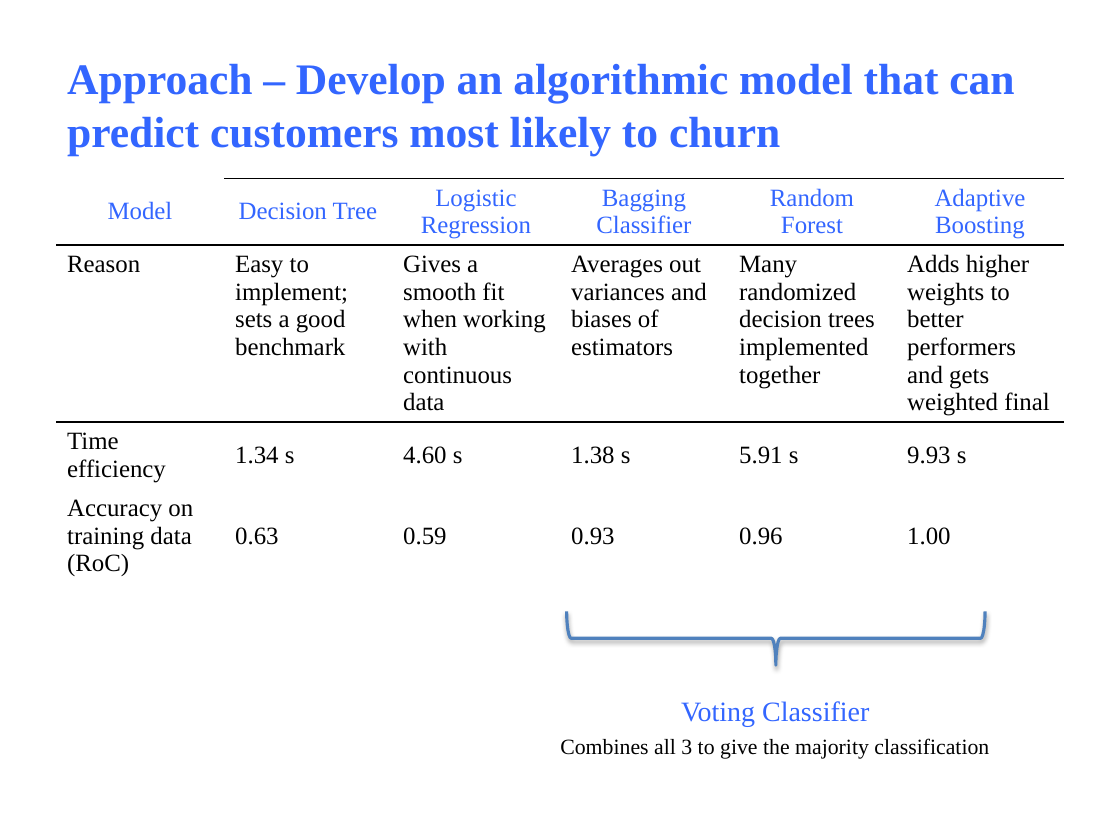
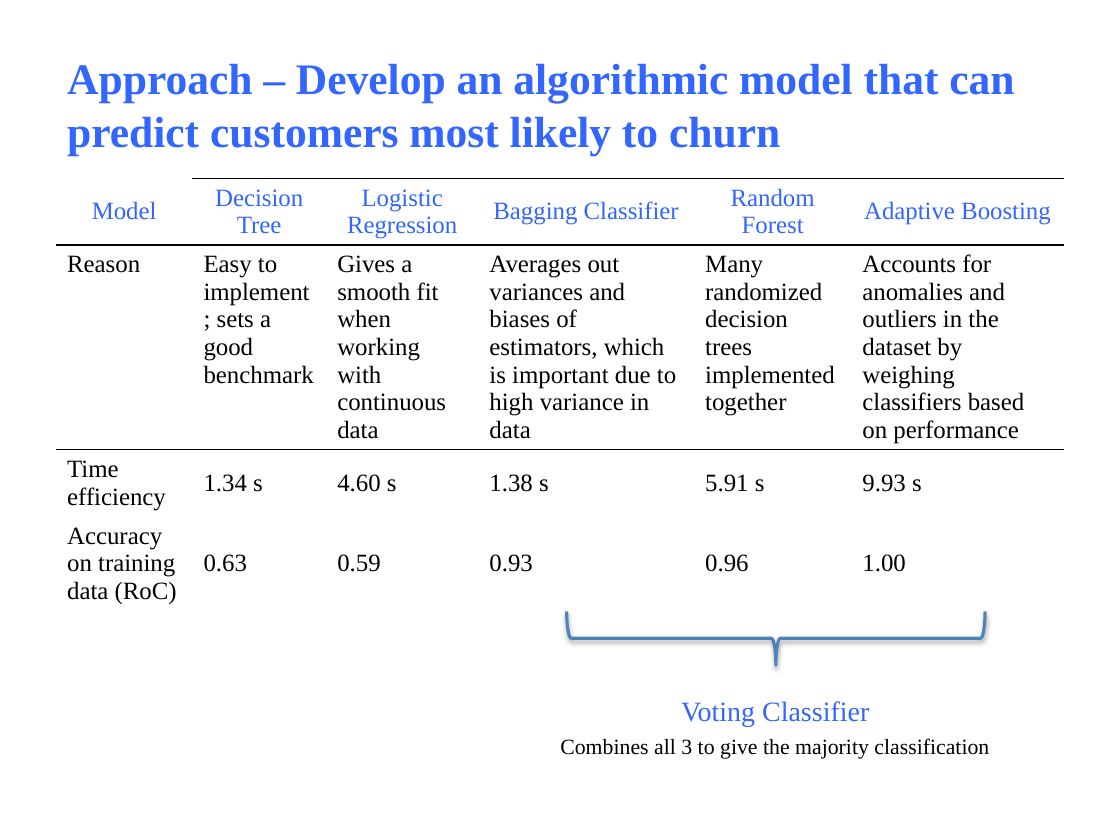
Before and after one commit to sgoenka/bcggamma, a slide deck: slide 4 of bcggamma_ppt.pptx. Drawn at 1120x840 pixels with LibreOffice and Linux fonts; fonts in the diff are those of the drawing. Boxes give left, top, right and bottom in pixels: in the first picture for what was removed or moved away, otherwise in the second. Text is boxed around its words. In the diff, an @@ line names an element or a change of style, - is before the commit and + after.

```diff
--- a/bcggamma_ppt.pptx
+++ b/bcggamma_ppt.pptx
@@ table at [56,178,1064,612] @@
-row 2, column 4: Averages out variances and biases of estimators
+row 2, column 4: Averages out variances and biases of estimators, which is important due to high variance in data
-row 2, column 6: Adds higher weights to better performers and gets weighted final
+row 2, column 6: Accounts for anomalies and outliers in the dataset by weighing classifiers based on performance
```
Also in this commit, not shown: 5 other slides changed, 3 other files.
